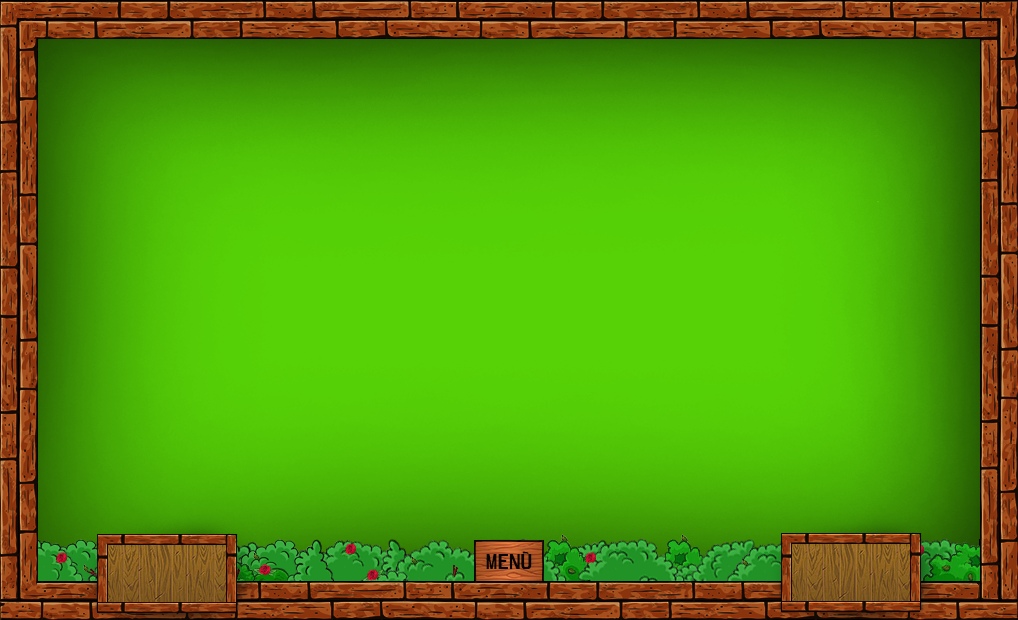
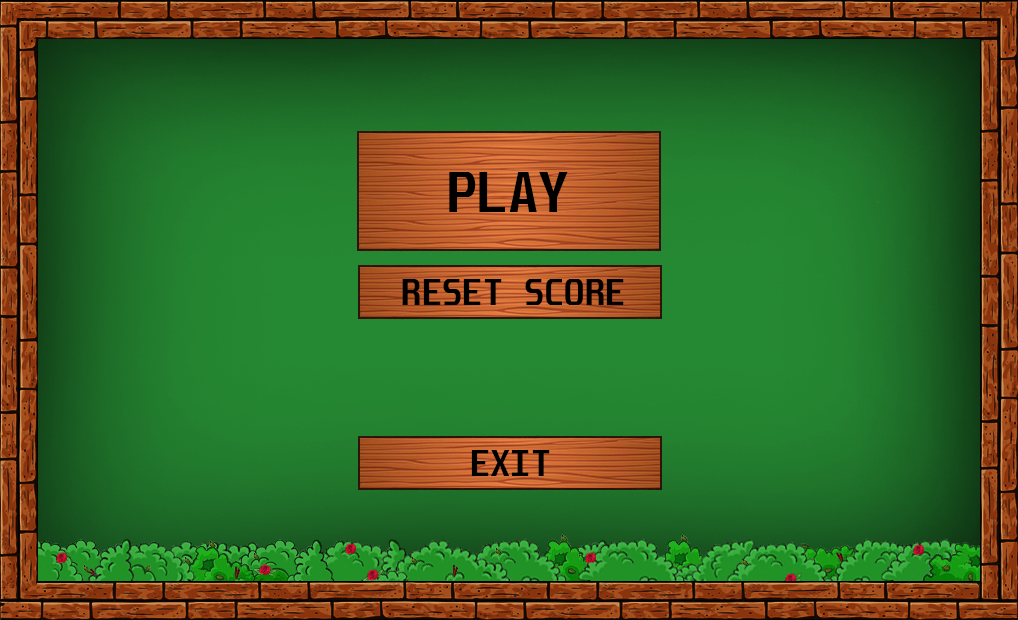
Comparing the layer stacks of the two w=1018, h=620 images. Changes:
added layer "Livello 48" above "PLAY" over [356, 130, 662, 185]
added layer "PLAY" above "Livello 47" over [449, 172, 568, 212]
added layer "Livello 47" above "Livello 46" over [356, 197, 662, 252]
added layer "Livello 46" above "Livello 45" over [357, 264, 663, 320]
added layer "Livello 45" above "RESUME" over [357, 435, 663, 491]
added layer "EXIT" above "RESET SCORE" over [471, 450, 550, 476]
added layer "RESET SCORE" above "PLAY AGAIN" over [402, 279, 624, 305]
added layer "light-brown-cartoon-wood-texture-pattern-wallpaper-background-free-vector" (1st of 6) above "light-brown-cartoon-wood-texture-pattern-wallpaper-background-free-vector" over [357, 197, 661, 251]
added layer "light-brown-cartoon-wood-texture-pattern-wallpaper-background-free-vector" (2nd of 6) above "light-brown-cartoon-wood-texture-pattern-wallpaper-background-free-vector" over [357, 168, 661, 222]
added layer "light-brown-cartoon-wood-texture-pattern-wallpaper-background-free-vector" (3rd of 6) above "light-brown-cartoon-wood-texture-pattern-wallpaper-background-free-vector" over [358, 436, 662, 490]
added layer "light-brown-cartoon-wood-texture-pattern-wallpaper-background-free-vector" (4th of 6) above "light-brown-cartoon-wood-texture-pattern-wallpaper-background-free-vector" over [358, 265, 662, 319]
added layer "light-brown-cartoon-wood-texture-pattern-wallpaper-background-free-vector" (5th of 6) above "menu selected" over [357, 131, 661, 185]
moved "MENÙ" into group "menu" over [486, 551, 532, 569]
moved "Livello 42" into group "menu" over [473, 539, 544, 581]
moved "light-brown-cartoon-wood-texture-pattern-wallpaper-background-free-vector" (6th of 6, in "menu") into group "menu" over [474, 540, 544, 581]
hid group "best score" (11 layers) over [758, 506, 948, 619]
hid group "score" (2nd of 2, in "Background") (11 layers) over [74, 507, 264, 620]
added layer "menu background" above "942x500" over [34, 39, 1018, 620]
